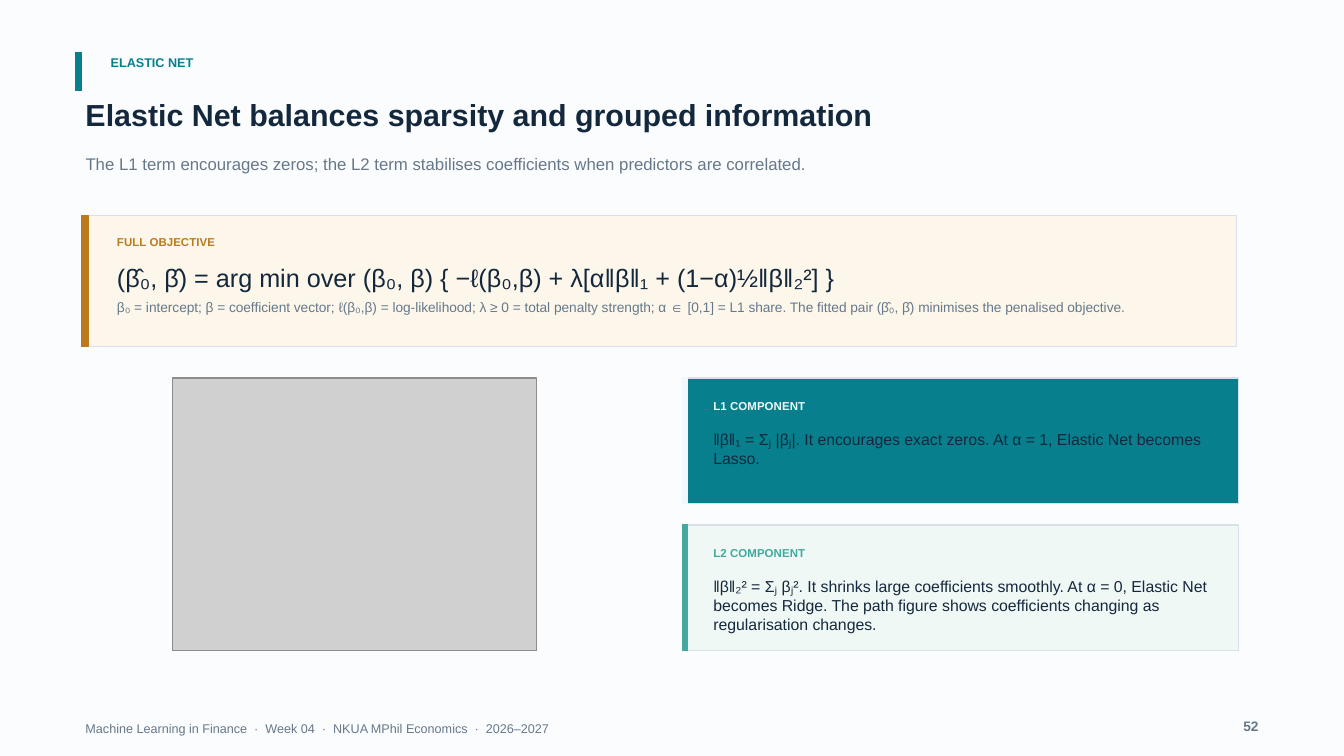
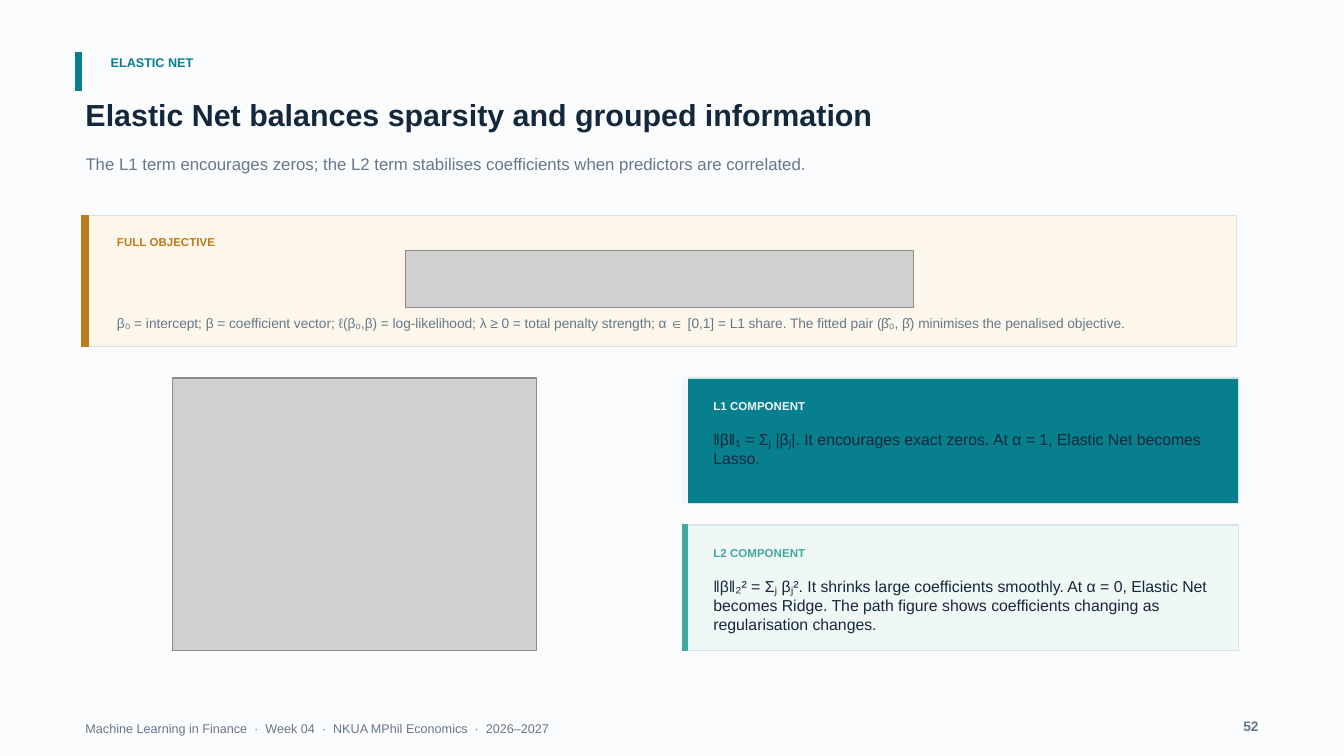
Before and after one commit to fkottas/Teaching-Courses, a slide deck: slide 52 of Machine Learning in Finance/2026-2027/lectures/week-04/slides/Lecture_04_Feature_Engineering_for_Financial_Data_2026-2027.pptx. Drawn at 1344x756 pixels with LibreOffice and Linux fonts; fonts in the diff are those of the drawing; grey boxes stand for pictures. Boxes give left, top, right and bottom in pixels: in the first picture for what was removed or moved away, otherwise in the second. Text is boxed around its words. In the diff, an @@ line names an element or a change of style, - is before the commit and + after.

```diff
--- a/Machine Learning in Finance/2026-2027/lectures/week-04/slides/Lecture_04_Feature_Engineering_for_Financial_Data_2026-2027.pptx
+++ b/Machine Learning in Finance/2026-2027/lectures/week-04/slides/Lecture_04_Feature_Engineering_for_Financial_Data_2026-2027.pptx
@@ text removed at (117, 268, 819, 293) @@
-(β̂₀, β̂) = arg min over (β₀, β) { −ℓ(β₀,β) + λ[α‖β‖₁ + (1−α)½‖β‖₂²] }
@@ picture added at (405, 251, 914, 308) @@
@@ text "β₀ = intercept; β = ...": place and size @@
-text "β₀ = intercept; β = ..." at (117, 302, 1125, 315)
+text "β₀ = intercept; β = ..." at (117, 318, 1125, 331)
```
Also in this commit, not shown: 37 other slides changed, 3 other files.
